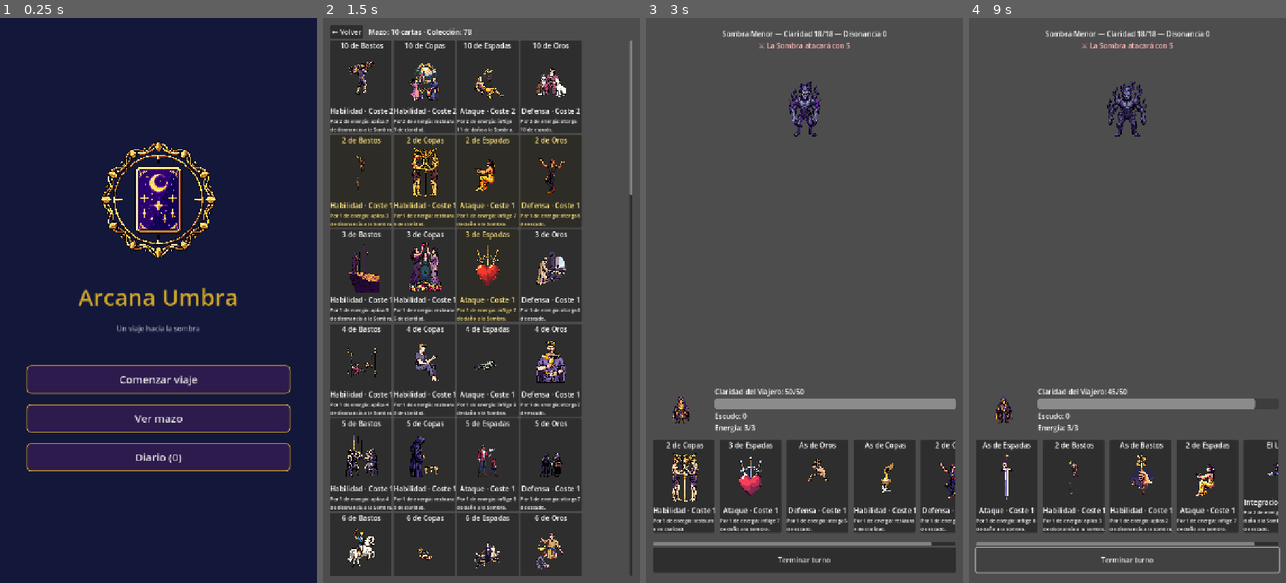
Above: before the commit, frames 1-4 (left to right).
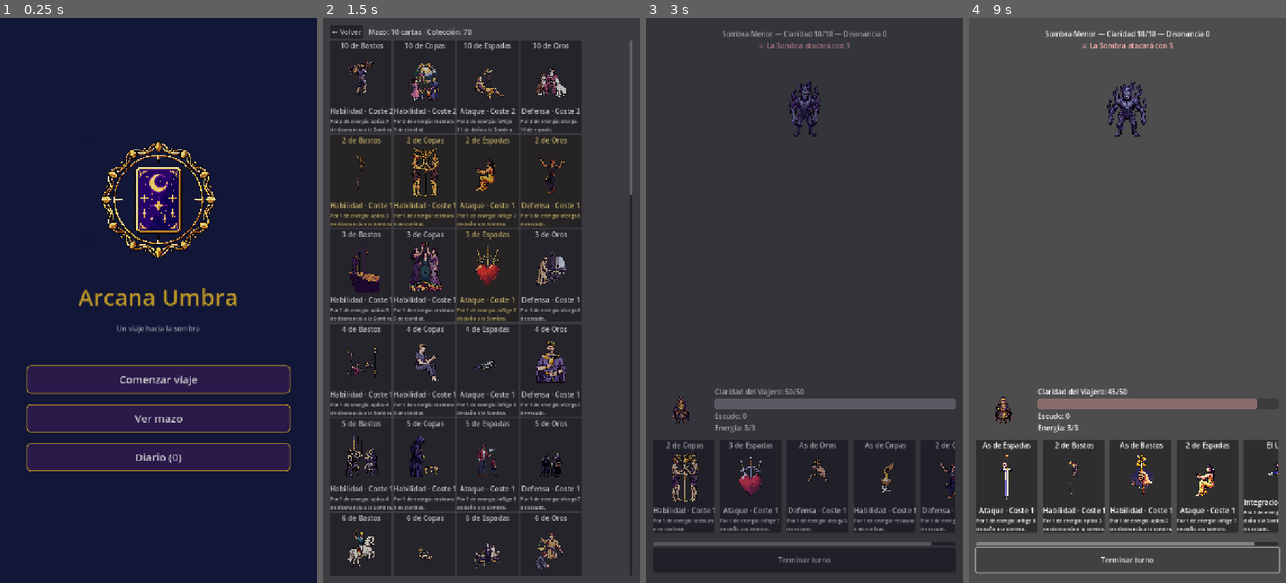
Above: after the commit, the same moments.

Repository: hugolesta/arcana-umbra
Game: Godot game, scene res://scenes/Main.tscn
The game is run twice, just before and just after one commit, with the same random seed, the same clock (stepped at 60 frames per second) and the same inputs.
Inputs (mouse positions are in pixels of both pictures, inside the frame that each line leads up to):
- Up to frame 1 (0.25 s): no input
- Up to frame 2 (1.5 s): click "Comenzar viaje" at 0.5 s; click "Mazo (10)" at 1.25 s
- Up to frame 3 (3 s): click "← Volver" at 2 s; click (725, 554) at 2.77 s
- Up to frame 4 (9 s): click (1007, 486) at 3.52 s; click (1073, 486) at 4.27 s; click (1140, 486) at 5.02 s; click (1007, 486) at 5.77 s; click (1073, 486) at 6.52 s; click (1007, 486) at 7.27 s; click (1073, 486) at 8.02 s; click "Terminar turno" at 8.75 s

The runs differ from the first frame. In frame 2, 8.4% of the frame differs, in the area x 2-98%, y 1-98%; in frame 3, 83%, in the area x 0-100%, y 0-100%; in frame 4, 1.4%.

Commit message:
UI final: tema PixelLab, tipografia, transiciones y juice
- Assets create_ui_asset (aprobados, 40 gen c/u): panel_arcano (9-slice,
  centro transparente rellenado a mano), boton_arcano (texto horneado
  borrado del PNG, region util con estados por modulacion) y
  barra_claridad (region fina como fondo del ProgressBar)
- Tipografia: arcana_umbra.ttf (pixel font Bold generada con create_font),
  fuente por defecto del tema
- ui_theme.gd construye el Theme global en runtime con fallbacks;
  main.gd lo aplica a la ventana
- Transiciones: fundido de 0.35s entre escenas (overlay CanvasLayer)
- Juice: pop tactil de cartas, sacudida al recibir dano, barra de
  claridad animada con flash rojo/verde
- Fix importante: los smokes contaminaban progress.save real (mazo con
  duplicado detectado por el salto de win-rate del Jefe 35%->75%).
  GameState respeta ARCANA_TEST=1 y usa user://test_*.save limpios;
  comandos de verificacion actualizados en CLAUDE.md
- verify.gd comprueba los 5 assets de UI

Co-Authored-By: Claude Fable 5 <noreply@anthropic.com>

Diff:
--- a/scripts/autoload/game_state.gd
+++ b/scripts/autoload/game_state.gd
@@ -36,8 +36,20 @@
 # Diario del Viajero: persiste entre runs (no se borra al reiniciar el mapa).
 var journal_entries: Array = []
 
+# Rutas efectivas de guardado. Con ARCANA_TEST=1 (smokes/simulación) se usan
+# archivos aparte y limpios: los tests JAMÁS tocan el progreso real.
+var save_path := SAVE_PATH
+var journal_path := JOURNAL_PATH
+
 
 func _ready() -> void:
+	if OS.get_environment("ARCANA_TEST") == "1":
+		save_path = "user://test_progress.save"
+		journal_path = "user://test_journal.save"
+		if FileAccess.file_exists(save_path):
+			DirAccess.remove_absolute(save_path)
+		if FileAccess.file_exists(journal_path):
+			DirAccess.remove_absolute(journal_path)
 	_load_all_cards()
 	load_journal()
 	if not load_progress():
@@ -139,16 +151,16 @@
 
 
 func save_journal() -> void:
-	var file := FileAccess.open(JOURNAL_PATH, FileAccess.WRITE)
+	var file := FileAccess.open(journal_path, FileAccess.WRITE)
 	if file:
 		file.store_string(JSON.stringify({"entradas": journal_entries}))
 
 
 func load_journal() -> bool:
 	journal_entries.clear()
-	if not FileAccess.file_exists(JOURNAL_PATH):
-		return false
-	var file := FileAccess.open(JOURNAL_PATH, FileAccess.READ)
+	if not FileAccess.file_exists(journal_path):
+		return false
+	var file := FileAccess.open(journal_path, FileAccess.READ)
 	if file == null:
 		return false
 	var parsed: Variant = JSON.parse_string(file.get_as_text())
@@ -186,15 +198,15 @@
 		"map": map_data,
 		"current_node": [current_node_coord.x, current_node_coord.y],
 	}
-	var file := FileAccess.open(SAVE_PATH, FileAccess.WRITE)
+	var file := FileAccess.open(save_path, FileAccess.WRITE)
 	if file:
 		file.store_string(JSON.stringify(save_dict))
 
 
 func load_progress() -> bool:
-	if not FileAccess.file_exists(SAVE_PATH):
-		return false
-	var file := FileAccess.open(SAVE_PATH, FileAccess.READ)
+	if not FileAccess.file_exists(save_path):
+		return false
+	var file := FileAccess.open(save_path, FileAccess.READ)
 	if file == null:
 		return false
 	var parsed: Variant = JSON.parse_string(file.get_as_text())
--- a/scripts/main.gd
+++ b/scripts/main.gd
@@ -10,10 +10,24 @@
 const SHOP_SCENE := "res://scenes/ShopScene.tscn"
 
 var _current: Node
+var _fade: ColorRect
 
 
 func _ready() -> void:
+	get_window().theme = UITheme.build()
+	_build_fade_overlay()
 	show_title()
+
+
+func _build_fade_overlay() -> void:
+	var layer := CanvasLayer.new()
+	layer.layer = 100
+	add_child(layer)
+	_fade = ColorRect.new()
+	_fade.color = Color(0.05, 0.04, 0.12, 0.0)
+	_fade.set_anchors_preset(Control.PRESET_FULL_RECT)
+	_fade.mouse_filter = Control.MOUSE_FILTER_IGNORE
+	layer.add_child(_fade)
 
 
 func show_title() -> void:
@@ -95,4 +109,10 @@
 		_current.queue_free()
 	_current = load(scene_path).instantiate()
 	add_child(_current)
+	# Transición: la escena nueva entra con un fundido desde el color de fondo.
+	if _fade:
+		_fade.color.a = 1.0
+		var tween := create_tween()
+		tween.tween_property(_fade, "color:a", 0.0, 0.35) \
+				.set_trans(Tween.TRANS_SINE).set_ease(Tween.EASE_OUT)
 	return _current
--- a/scripts/ui/card_ui.gd
+++ b/scripts/ui/card_ui.gd
@@ -10,6 +10,18 @@
 	custom_minimum_size = Vector2(140, 210)
 	clip_text = true
 	_build_content()
+	# Juice: la carta responde al tacto con un pequeño pop.
+	resized.connect(func(): pivot_offset = size / 2.0)
+	button_down.connect(func(): _pop(0.94))
+	button_up.connect(func(): _pop(1.0))
+	mouse_entered.connect(func(): _pop(1.04))
+	mouse_exited.connect(func(): _pop(1.0))
+
+
+func _pop(target: float) -> void:
+	var tween := create_tween()
+	tween.tween_property(self, "scale", Vector2.ONE * target, 0.08) \
+			.set_trans(Tween.TRANS_QUAD).set_ease(Tween.EASE_OUT)
 
 
 func _build_content() -> void:
--- a/scripts/ui/combat_scene.gd
+++ b/scripts/ui/combat_scene.gd
@@ -23,6 +23,7 @@
 var _hand_box: HBoxContainer
 var _node: MapNode
 var _sprite_key := "sombra_menor"
+var _last_enemy_claridad := 0
 
 
 func _ready() -> void:
@@ -70,6 +71,9 @@
 	manager.enemy.disonancia_changed.connect(func(_v): _refresh_enemy())
 	manager.player.claridad_changed.connect(_on_player_claridad_changed)
 	manager.player.shield_changed.connect(func(v): _shield_label.text = "Escudo: %d" % v)
+	_last_enemy_claridad = manager.enemy.claridad
+	_claridad_bar.max_value = manager.player.max_claridad
+	_claridad_bar.value = manager.player.claridad
 	_refresh_enemy()
 	_on_player_claridad_changed(manager.player.claridad, manager.player.max_claridad)
 
@@ -185,14 +189,42 @@
 		manager.enemy.max_claridad, manager.enemy.disonancia]
 
 
-func _on_enemy_claridad_changed(_value: int, _max_value: int) -> void:
+func _on_enemy_claridad_changed(value: int, _max_value: int) -> void:
+	if value < _last_enemy_claridad:
+		_shake(_enemy_slot)
+	_last_enemy_claridad = value
 	_refresh_enemy()
 
 
 func _on_player_claridad_changed(value: int, max_value: int) -> void:
+	if value < _claridad_bar.value:
+		_shake(_viajero_slot)
+		_flash(_claridad_bar, Color(1.0, 0.4, 0.4))
+	elif value > _claridad_bar.value:
+		_flash(_claridad_bar, Color(0.6, 1.0, 0.6))
 	_claridad_bar.max_value = max_value
-	_claridad_bar.value = value
+	var tween := create_tween()
+	tween.tween_property(_claridad_bar, "value", float(value), 0.25) \
+			.set_trans(Tween.TRANS_QUAD).set_ease(Tween.EASE_OUT)
 	_claridad_label.text = "Claridad del Viajero: %d/%d" % [value, max_value]
+
+
+## Juice: sacudida corta al recibir daño y flash de color en la barra.
+func _shake(target: Control) -> void:
+	if target == null:
+		return
+	var origin := target.position
+	var tween := create_tween()
+	for offset in [6.0, -5.0, 3.0, -2.0, 0.0]:
+		tween.tween_property(target, "position:x", origin.x + offset, 0.04)
+
+
+func _flash(target: CanvasItem, color: Color) -> void:
+	if target == null:
+		return
+	target.modulate = color
+	var tween := create_tween()
+	tween.tween_property(target, "modulate", Color.WHITE, 0.35)
 
 
 func _on_energy_changed(current: int, max_energy: int) -> void:
--- /dev/null
+++ b/scripts/ui/ui_theme.gd
@@ -0,0 +1,65 @@
+class_name UITheme
+extends RefCounted
+## Tema global construido en runtime a partir de los assets de PixelLab
+## (assets/ui/). Cada pieza tiene fallback: si falta el asset, el control
+## conserva el aspecto por defecto de Godot. Se aplica en main.gd:
+##   get_window().theme = UITheme.build()
+
+const FONT_PATH := "res://assets/ui/arcana_umbra.ttf"
+const PANEL_PATH := "res://assets/ui/panel_arcano.png"
+const BUTTON_PATH := "res://assets/ui/boton_arcano.png"
+const BAR_PATH := "res://assets/ui/barra_claridad.png"
+
+const COLOR_GOLD := Color("c9a227")
+const COLOR_BG := Color("13173a")
+
+
+static func build() -> Theme:
+	var theme := Theme.new()
+
+	if ResourceLoader.exists(FONT_PATH):
+		theme.default_font = load(FONT_PATH)
+		theme.default_font_size = 16
+
+	if ResourceLoader.exists(BUTTON_PATH):
+		# El botón útil vive en esta región del PNG (el resto es transparente).
+		const BUTTON_REGION := Rect2(76, 68, 152, 63)
+		var normal := _nine_slice(BUTTON_PATH, 18, BUTTON_REGION)
+		var hover := _nine_slice(BUTTON_PATH, 18, BUTTON_REGION)
+		hover.modulate_color = Color(1.15, 1.15, 1.1)
+		var pressed := _nine_slice(BUTTON_PATH, 18, BUTTON_REGION)
+		pressed.modulate_color = Color(0.8, 0.8, 0.85)
+		var disabled := _nine_slice(BUTTON_PATH, 18, BUTTON_REGION)
+		disabled.modulate_color = Color(0.5, 0.5, 0.55, 0.7)
+		theme.set_stylebox("normal", "Button", normal)
+		theme.set_stylebox("hover", "Button", hover)
+		theme.set_stylebox("pressed", "Button", pressed)
+		theme.set_stylebox("disabled", "Button", disabled)
+		theme.set_color("font_color", "Button", COLOR_GOLD)
+		theme.set_color("font_hover_color", "Button", Color(1.0, 0.9, 0.5))
+
+	if ResourceLoader.exists(PANEL_PATH):
+		theme.set_stylebox("panel", "Panel", _nine_slice(PANEL_PATH, 56))
+		theme.set_stylebox("panel", "PanelContainer", _nine_slice(PANEL_PATH, 56))
+
+	if ResourceLoader.exists(BAR_PATH):
+		# El asset trae dos piezas; la barra fina vive en esta región del PNG.
+		var bar := _nine_slice(BAR_PATH, 12, Rect2(107, 249, 298, 30))
+		theme.set_stylebox("background", "ProgressBar", bar)
+		var fill := StyleBoxFlat.new()
+		fill.bg_color = COLOR_GOLD
+		fill.set_corner_radius_all(6)
+		fill.set_expand_margin_all(-4)
+		theme.set_stylebox("fill", "ProgressBar", fill)
+
+	return theme
+
+
+static func _nine_slice(path: String, margin: int, region := Rect2()) -> StyleBoxTexture:
+	var style := StyleBoxTexture.new()
+	style.texture = load(path)
+	if region.size != Vector2.ZERO:
+		style.region_rect = region
+	style.set_texture_margin_all(margin)
+	style.set_content_margin_all(margin * 0.55)
+	return style
--- a/tools/verify.gd
+++ b/tools/verify.gd
@@ -112,12 +112,17 @@
 	if missing_pixel == 0:
 		print("OK: 78 cartas con pixel art en assets/cartas_pixel/")
 
-	# 7. El emblema de la pantalla de título existe (assets/ui/titulo_emblema.png).
-	if FileAccess.file_exists("res://assets/ui/titulo_emblema.png"):
-		print("OK: emblema del título presente en assets/ui/")
-	else:
-		print("FALLO: falta res://assets/ui/titulo_emblema.png")
-		failures += 1
+	# 7. Assets de UI: emblema del título, tema PixelLab y tipografía.
+	var missing_ui := 0
+	for ui_file in ["titulo_emblema.png", "panel_arcano.png", "boton_arcano.png",
+			"barra_claridad.png", "arcana_umbra.ttf"]:
+		var ui_path: String = "res://assets/ui/" + ui_file
+		if not FileAccess.file_exists(ui_path):
+			print("FALLO: falta ", ui_path)
+			failures += 1
+			missing_ui += 1
+	if missing_ui == 0:
+		print("OK: assets de UI presentes en assets/ui/ (emblema, panel, botón, barra, fuente)")
 
 	# 8. IA de intenciones: patrones válidos y ciclado determinista.
 	var ai_failures := 0
Binary file added: assets/ui/arcana_umbra.ttf
Not shown, added: assets/ui/arcana_umbra.ttf.import
Binary file added: assets/ui/barra_claridad.png
Not shown, added: assets/ui/barra_claridad.png.import
Binary file added: assets/ui/boton_arcano.png
Not shown, added: assets/ui/boton_arcano.png.import
Binary file added: assets/ui/panel_arcano.png
Not shown, added: assets/ui/panel_arcano.png.import
Not shown, added: scripts/ui/ui_theme.gd.uid
Not shown, changed: CLAUDE.md
